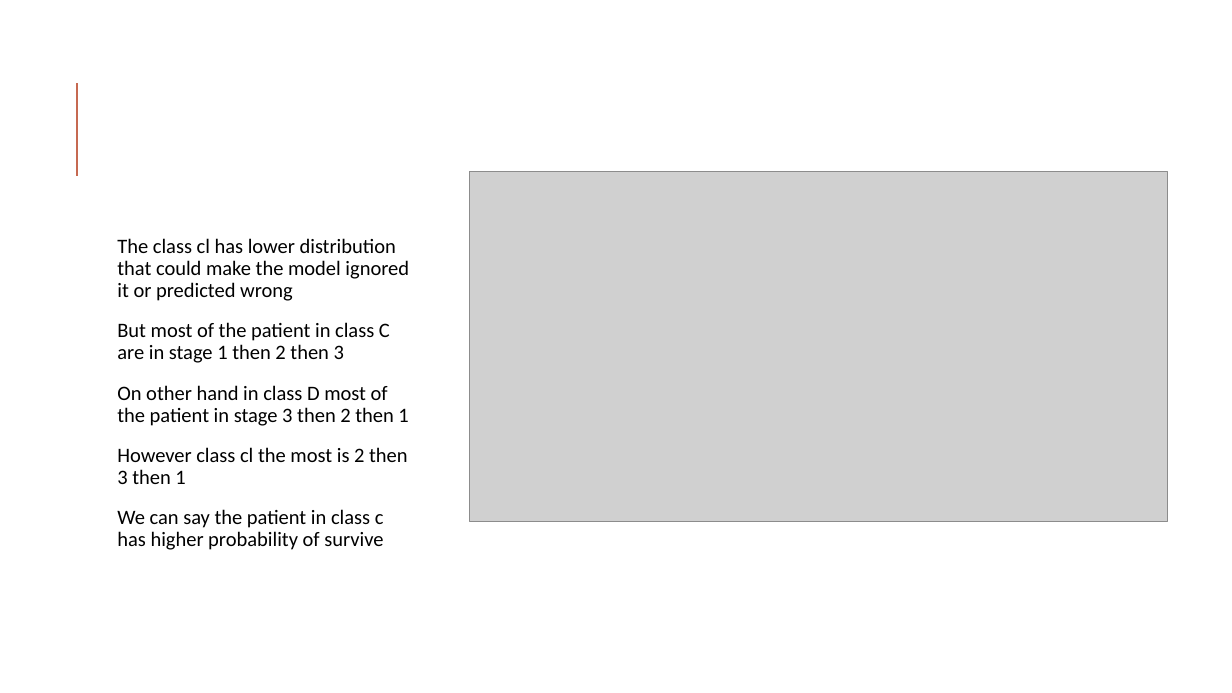
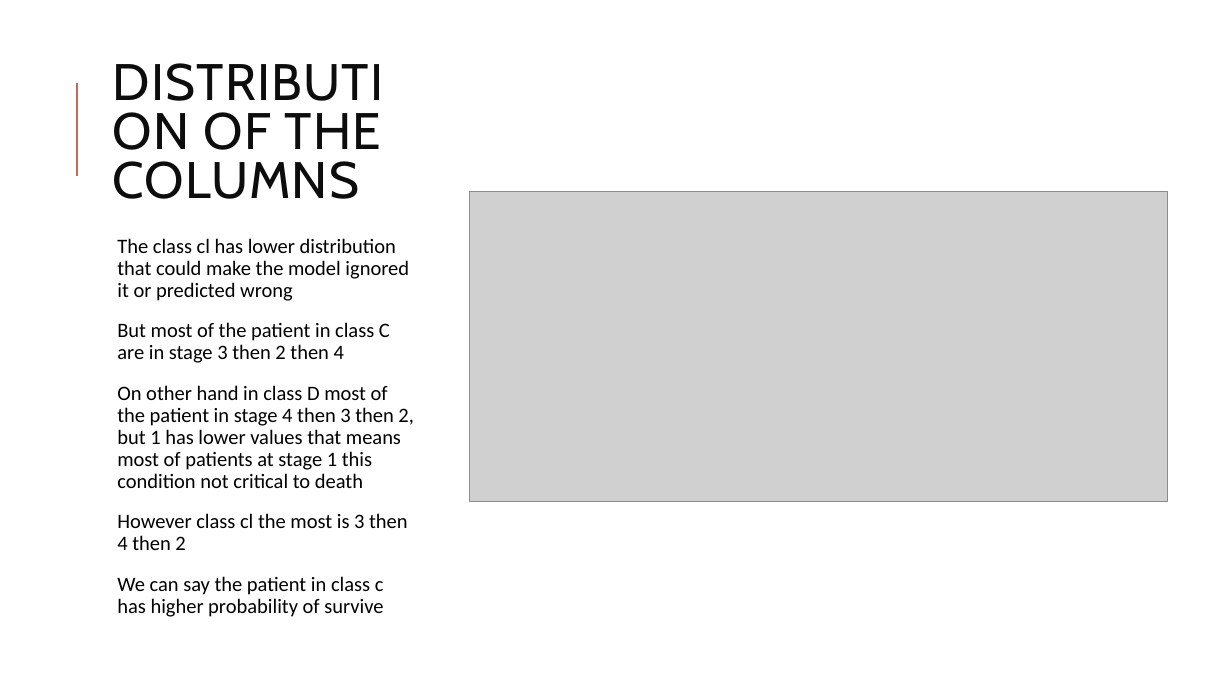
Before and after one commit to Yahia-Ragab/Depi, a slide deck: slide 14 of Depi prject 3.pptx (slide 13 before the commit). Drawn at 1232x693 pixels with LibreOffice and Linux fonts; fonts in the diff are those of the drawing; grey boxes stand for pictures. Boxes give left, top, right and bottom in pixels: in the first picture for what was removed or moved away, otherwise in the second. Text is boxed around its words. In the diff, an @@ line names an element or a change of style, - is before the commit and + after.

```diff
--- a/Depi prject 3.pptx
+++ b/Depi prject 3.pptx
@@ title added at [113,112,381,199], 40 pt, text #0D0D0D @@
+DISTRIBUTION OF THE COLUMNS
@@ picture: place and size @@
-picture at [470,172,1168,521]
+picture at [470,191,1168,502]
@@ text at [117,322,413,550]: text changed @@
-  But most of the patient in class C are in stage 1 then 2 then 3
-  On other hand in class D most of the patient in stage 3 then 2 then 1
-  However class cl the most is 2 then 3 then 1
+  But most of the patient in class C are in stage 3 then 2 then 4
+  On other hand in class D most of the patient in stage 4 then 3 then 2, but 1 has lower values that means most of patients at stage 1 this condition not critical to death
+  However class cl the most is 3 then 4 then 2
```
Also in this commit, not shown: 14 other slides changed, 6 slides added, 1 slide removed.
